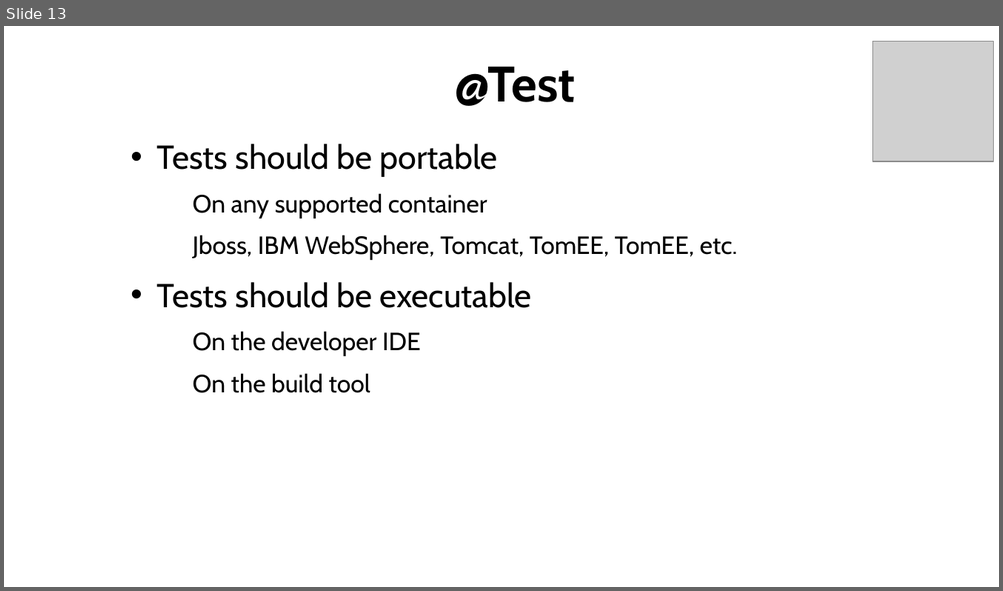
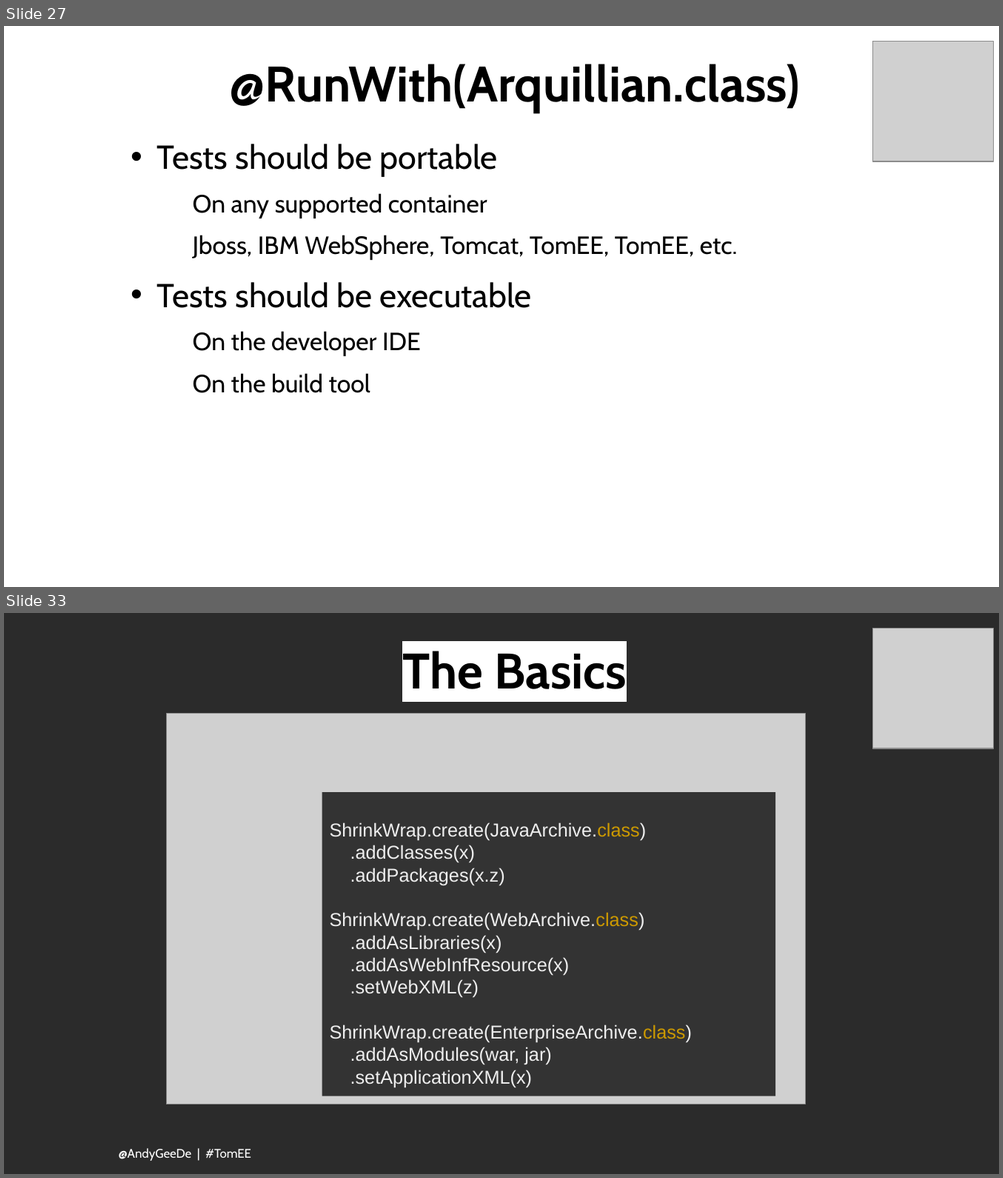
Before and after one commit to AndyGee/arquillian-demo, a slide deck: Apache_TomEE_Arquillian.odp. Shown one above the other, each under a label of ours: slide 13 before the commit, slides 27 and 33 after it; the slides between them are not shown. The pictures are 1003x591 and 1003x1178 pixels, drawn with LibreOffice and Linux fonts; fonts in the diff are those of the drawing; grey boxes stand for pictures; background and template pictures are left out; a plain dark background stands for a picture behind light text. Boxes give left, top, right and bottom in pixels: in the first picture for what was removed or moved away, otherwise in the second. Text is boxed around its words. In the diff, an @@ line names an element or a change of style, - is before the commit and + after.

```diff
--- a/Apache_TomEE_Arquillian.odp
+++ b/Apache_TomEE_Arquillian.odp
@@ slide 33 added at bbox=[4, 613, 999, 1174], background picture (left out) @@
@@ picture added at bbox=[873, 629, 993, 749] @@
@@ title added at bbox=[402, 651, 626, 689], 48 pt, text #000000, bold @@
+The Basics
@@ picture added at bbox=[166, 713, 805, 1104] @@
@@ rectangle added at bbox=[321, 792, 775, 1095], fill #333333, 18 pt, text #EEEEEE @@
+ShrinkWrap.create(JavaArchive.class)
+.addClasses(x)
+.addPackages(x.z)
+ShrinkWrap.create(WebArchive.class)
+.addAsLibraries(x)
+.addAsWebInfResource(x)
+.setWebXML(z)
+ShrinkWrap.create(EnterpriseArchive.class)
+.addAsModules(war, jar)
+.setApplicationXML(x)
@@ text added at bbox=[119, 1148, 251, 1161], 12 pt, text #FFFFFF @@
+@AndyGeeDe | #TomEE
@@ what was slide 13 is now slide 27 @@
@@ slide 27 changed as well @@
@@ title at bbox=[230, 64, 800, 113]: text changed @@
-@Test
+@RunWith(Arquillian.class)
```
Also in this commit, not shown: 3 other slides changed, 22 other slides added, 6 other files.
